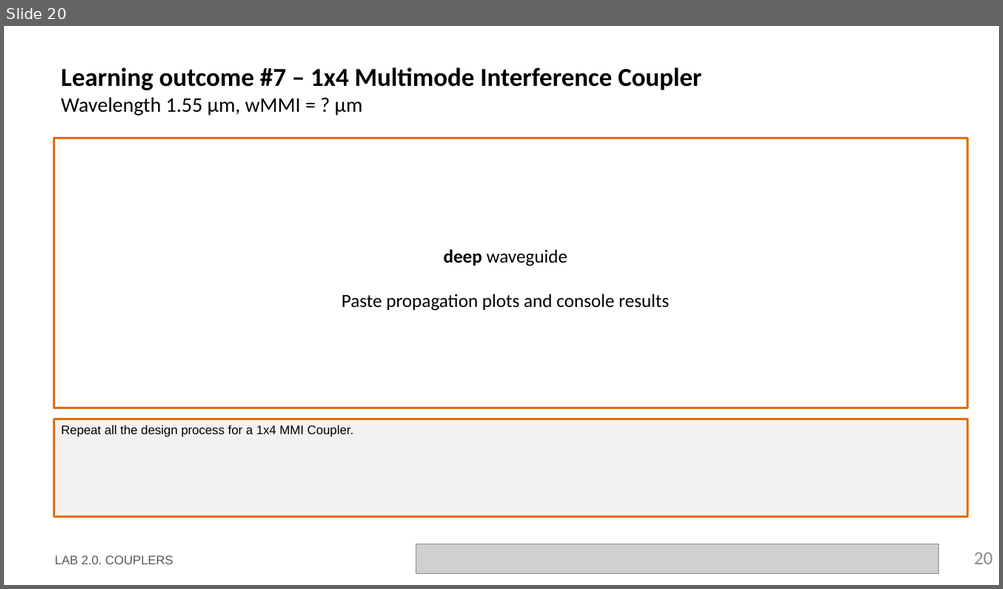
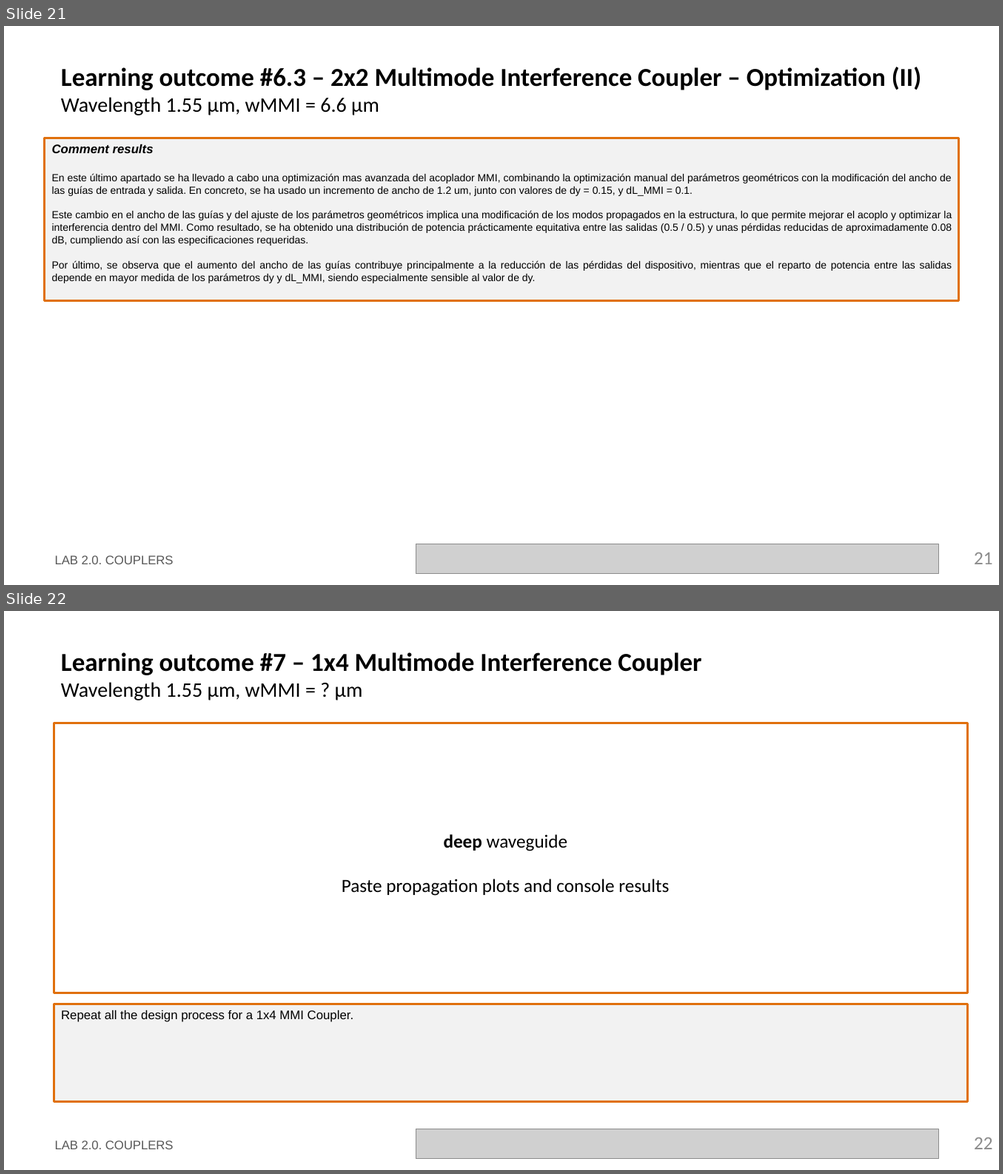
Before and after one commit to ltorjua/cifoin-lab2, a slide deck: LabBook_20.pptx. Shown one above the other, each under a label of ours: slide 20 before the commit, slides 21 and 22 after it. The pictures are 1003x589 and 1003x1174 pixels, drawn with LibreOffice and Linux fonts; fonts in the diff are those of the drawing; grey boxes stand for pictures; background and template pictures are left out. Boxes give left, top, right and bottom in pixels: in the first picture for what was removed or moved away, otherwise in the second. Text is boxed around its words. In the diff, an @@ line names an element or a change of style, - is before the commit and + after.

```diff
--- a/LabBook_20.pptx
+++ b/LabBook_20.pptx
@@ slide 21 added at box(4, 26, 999, 585), background #FFFFFF @@
@@ title added at box(61, 67, 921, 116), 25 pt, text #000000, bold @@
+Learning outcome #6.3 – 2x2 Multimode Interference Coupler – Optimization (II)
+Wavelength 1.55 µm, wMMI = 6.6 µm
@@ rectangle added at box(44, 138, 959, 301), fill #F2F2F2, outline #E0700D 2.25 pt, 10 pt, text #000000 @@
+Comment results
+En este último apartado se ha llevado a cabo una optimización mas avanzada del acoplador MMI, combinando la optimización manual del parámetros geométricos con la modificación del ancho de las guías de entrada y salida. En concreto, se ha usado un incremento de ancho de 1.2 um, junto con valores de dy = 0.15, y dL_MMI = 0.1.
+Este cambio en el ancho de las guías y del ajuste de los parámetros geométricos implica una modificación de los modos propagados en la estructura, lo que permite mejorar el acoplo y optimizar la interferencia dentro del MMI. Como resultado, se ha obtenido una distribución de potencia prácticamente equitativa entre las salidas (0.5 / 0.5) y unas pérdidas reducidas de aproximadamente 0.08 dB, cumpliendo así con las especificaciones requeridas.
+Por último, se observa que el aumento del ancho de las guías contribuye principalmente a la reducción de las pérdidas del dispositivo, mientras que el reparto de potencia entre las salidas depende en mayor medida de los parámetros dy y dL_MMI, siendo especialmente sensible al valor de dy.
@@ text added at box(55, 556, 173, 565), 12 pt, text #585858 @@
+LAB 2.0. COUPLERS
@@ picture added at box(416, 545, 939, 574) @@
@@ page number added at box(973, 553, 993, 565), 18 pt, text #8C8C8C @@
+21
@@ what was slide 20 is now slide 22 @@
@@ page number at box(973, 1138, 993, 1150): text changed @@
-20
+22
```
Also in this commit, not shown: 3 slides changed, 1 other slide added, 1 other file.
